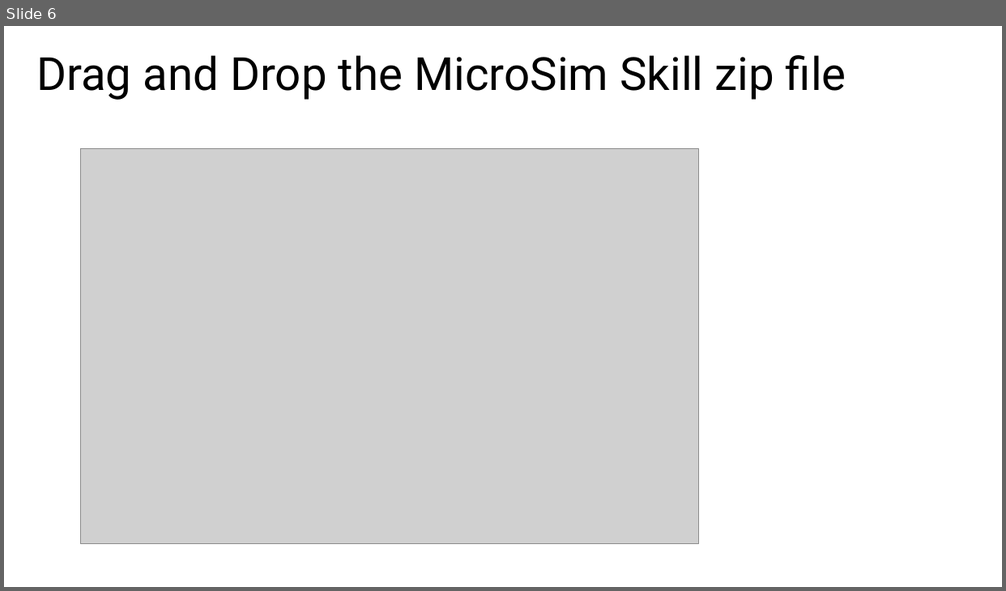
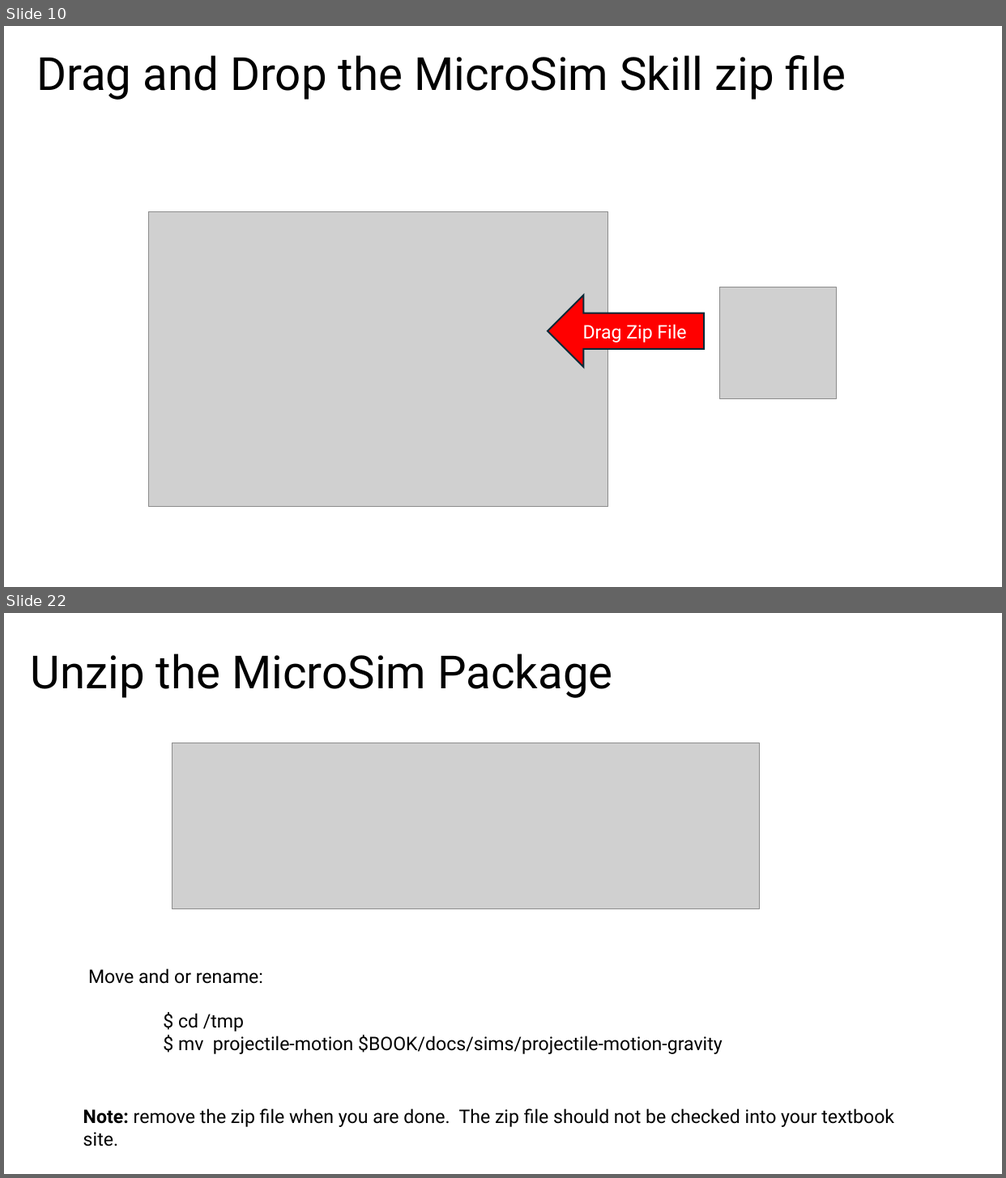
Before and after one commit to dmccreary/microsims, a slide deck: slides/Using-Claude-Skill-to-Generate-MicroSims.pptx. Shown one above the other, each under a label of ours: slide 6 before the commit, slides 10 and 22 after it; the slides between them are not shown. The pictures are 1006x591 and 1006x1178 pixels, drawn with LibreOffice and Linux fonts; fonts in the diff are those of the drawing; grey boxes stand for pictures. Boxes give left, top, right and bottom in pixels: in the first picture for what was removed or moved away, otherwise in the second. Text is boxed around its words. In the diff, an @@ line names an element or a change of style, - is before the commit and + after.

```diff
--- a/slides/Using-Claude-Skill-to-Generate-MicroSims.pptx
+++ b/slides/Using-Claude-Skill-to-Generate-MicroSims.pptx
@@ slide 22 added at (x1=4, y1=613, x2=1002, y2=1174), background #FFFFFF @@
@@ title added at (x1=31, y1=653, x2=612, y2=698), 44 pt, text #000000 @@
+Unzip the MicroSim Package
@@ picture added at (x1=172, y1=743, x2=760, y2=909) @@
@@ text added at (x1=88, y1=969, x2=722, y2=1054), 18 pt, text #000000 @@
+Move and or rename:
+$ cd /tmp
+$ mv projectile-motion $BOOK/docs/sims/projectile-motion-gravity
@@ text added at (x1=83, y1=1109, x2=894, y2=1127), 18 pt, text #000000 @@
+Note: remove the zip file when you are done. The zip file should not be checked into your textbook site.
@@ what was slide 6 is now slide 10 @@
@@ slide 10 changed as well @@
@@ picture resized from (x1=80, y1=149, x2=698, y2=544) to (x1=148, y1=212, x2=608, y2=506) @@
@@ picture added at (x1=720, y1=288, x2=837, y2=399) @@
@@ left arrow added at (x1=548, y1=296, x2=704, y2=367), fill #FF0000, outline #092A39 1.5 pt, 18 pt, text #FFFFFF @@
+Drag Zip File
```
Also in this commit, not shown: 4 other slides changed, 32 other slides added, 1 slide removed, 2 other files.
